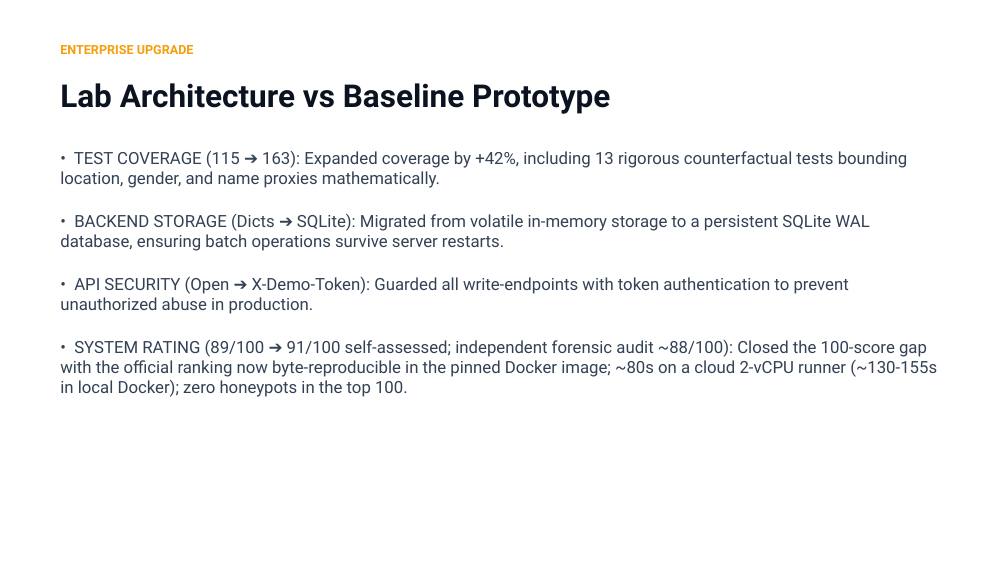
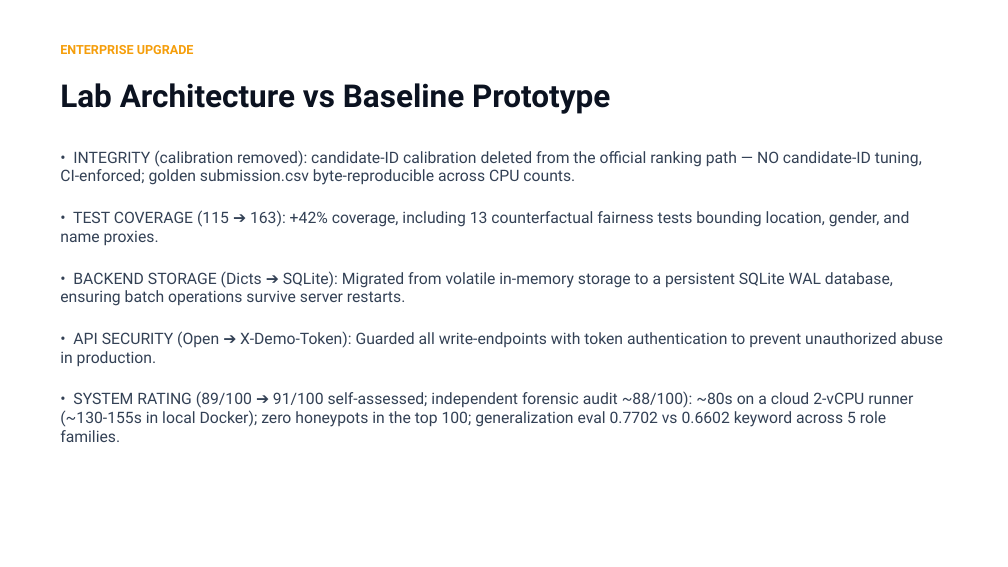
Before and after one commit to bansalbhunesh/redrob-hirefit-ranker, a slide deck: slide 8 of docs/Redrob_HireFit_Ranker.pptx. Drawn at 1008x567 pixels with LibreOffice and Linux fonts; fonts in the diff are those of the drawing. Boxes give left, top, right and bottom in pixels: in the first picture for what was removed or moved away, otherwise in the second. Text is boxed around its words. In the diff, an @@ line names an element or a change of style, - is before the commit and + after.

```diff
--- a/docs/Redrob_HireFit_Ranker.pptx
+++ b/docs/Redrob_HireFit_Ranker.pptx
@@ text at (60,150,922,246): text changed; size 16 to 15 pt @@
-• TEST COVERAGE (115 ➔ 163): Expanded coverage by +42%, including 13 rigorous counterfactual tests bounding location, gender, and name proxies mathematically.
+• INTEGRITY (calibration removed): candidate-ID calibration deleted from the official ranking path — NO candidate-ID tuning, CI-enforced; golden submission.csv byte-reproducible across CPU counts.
+• TEST COVERAGE (115 ➔ 163): +42% coverage, including 13 counterfactual fairness tests bounding location, gender, and name proxies.
@@ text at (60,271,944,367): size 16 to 15 pt in "• BACKEND STORAGE (Dicts ➔ SQLite): Migrated ...", "• API SECURITY (Open ➔ X-Demo-Token): Guarded ..." @@
@@ text at (60,391,913,442): text changed; size 16 to 15 pt @@
-• SYSTEM RATING (89/100 ➔ 91/100 self-assessed; independent forensic audit ~88/100): Closed the 100-score gap with the official ranking now byte-reproducible in the pinned Docker image; ~80s on a cloud 2-vCPU runner (~130-155s in local Docker); zero honeypots in the top 100.
+• SYSTEM RATING (89/100 ➔ 91/100 self-assessed; independent forensic audit ~88/100): ~80s on a cloud 2-vCPU runner (~130-155s in local Docker); zero honeypots in the top 100; generalization eval 0.7702 vs 0.6602 keyword across 5 role families.
```
Also in this commit, not shown: 10 other files.
